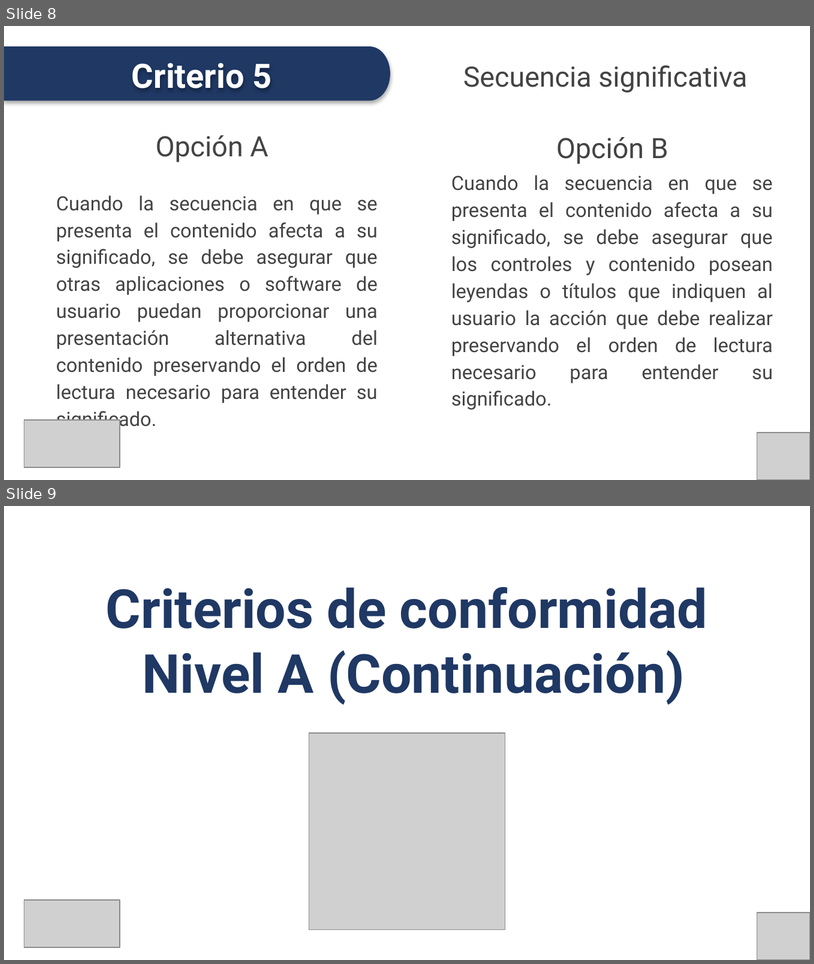
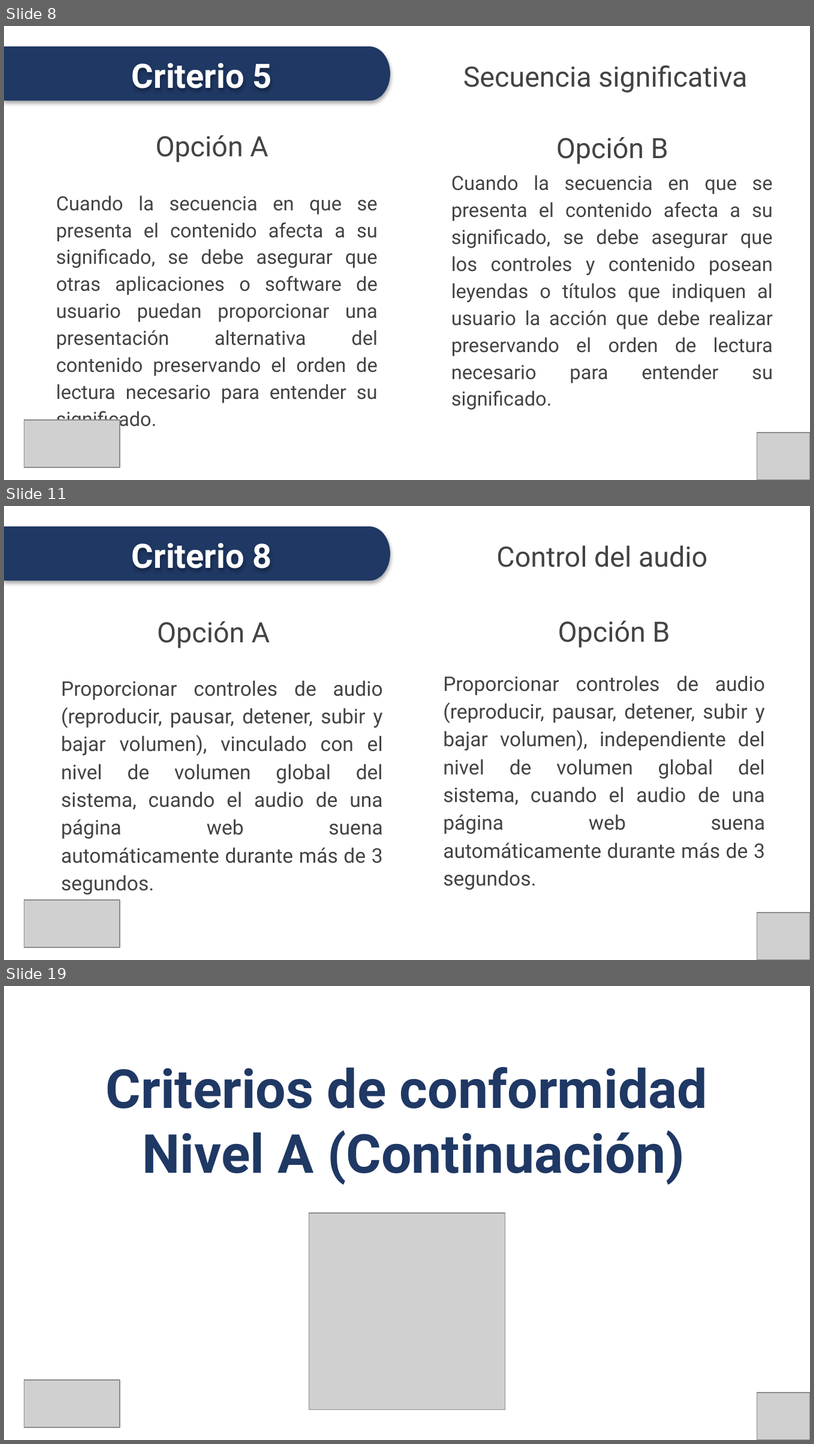
Before and after one commit to conaipd/accesibilidad, a slide deck: NTS - Accesibilidad Web - P2 - SEPTIEMBRE 2024.pptx. Shown one above the other, each under a label of ours: slides 8 and 9 before the commit, slides 8, 11 and 19 after it; the slides between them are not shown. The pictures are 814x964 and 814x1444 pixels, drawn with LibreOffice and Linux fonts; fonts in the diff are those of the drawing; grey boxes stand for pictures. Boxes give left, top, right and bottom in pixels: in the first picture for what was removed or moved away, otherwise in the second. Text is boxed around its words. In the diff, an @@ line names an element or a change of style, - is before the commit and + after.

```diff
--- a/NTS - Accesibilidad Web - P2 - SEPTIEMBRE 2024.pptx
+++ b/NTS - Accesibilidad Web - P2 - SEPTIEMBRE 2024.pptx
@@ slide 11 added at (x1=4, y1=506, x2=810, y2=960), background #FFFFFF @@
@@ freeform shape added at (x1=4, y1=526, x2=390, y2=580), fill #1F3864 @@
@@ text added at (x1=132, y1=543, x2=272, y2=568), 30 pt, text #FFFFFF, bold @@
+Criterio 8
@@ title added at (x1=497, y1=546, x2=708, y2=567), 25 pt, text #434343 @@
+Control del audio
@@ text added at (x1=157, y1=621, x2=270, y2=648), 25 pt, text #434343 @@
+Opción A
@@ text added at (x1=558, y1=621, x2=670, y2=648), 25 pt, text #434343 @@
+Opción B
@@ text added at (x1=61, y1=681, x2=383, y2=894), 18 pt, text #434343 @@
+Proporcionar controles de audio (reproducir, pausar, detener, subir y bajar volumen), vinculado con el nivel de volumen global del sistema, cuando el audio de una página web suena automáticamente durante más de 3 segundos.
@@ text added at (x1=443, y1=676, x2=765, y2=889), 18 pt, text #434343 @@
+Proporcionar controles de audio (reproducir, pausar, detener, subir y bajar volumen), independiente del nivel de volumen global del sistema, cuando el audio de una página web suena automáticamente durante más de 3 segundos.
@@ picture added at (x1=24, y1=900, x2=120, y2=947) @@
@@ picture added at (x1=757, y1=912, x2=810, y2=960) @@
@@ what was slide 9 is now slide 19 @@
```
Also in this commit, not shown: 25 other slides added, 6 other files.
